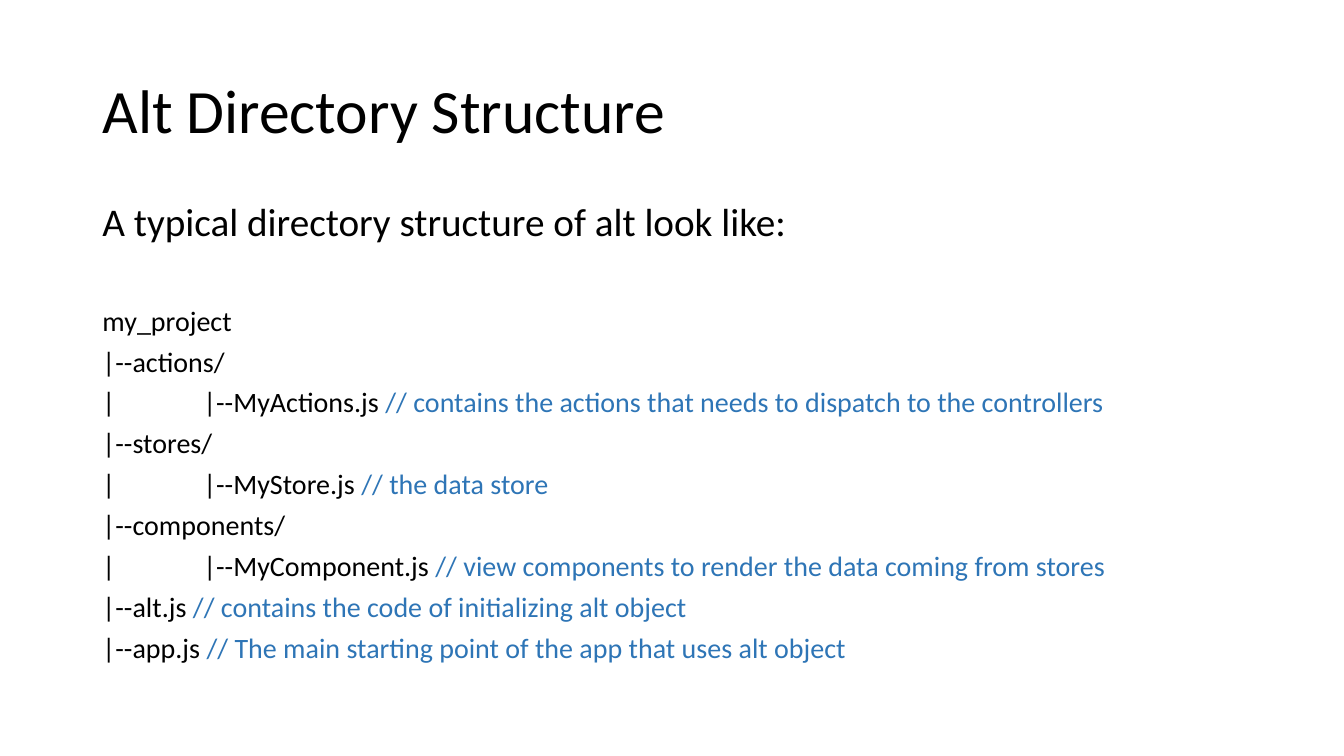
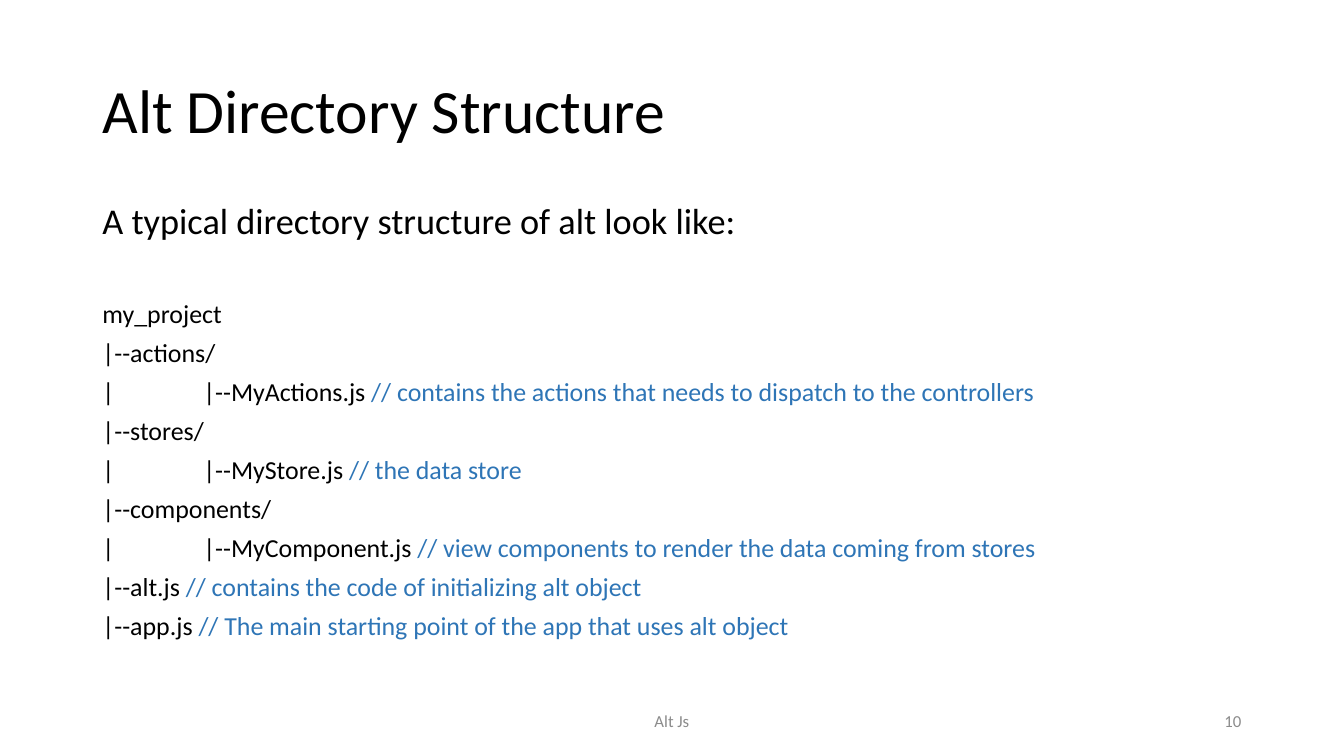
Before and after one commit to awahab29/samplealt, a slide deck: slide 10 of React.pptx (slide 16 before the commit). Drawn at 1344x756 pixels with LibreOffice and Linux fonts; fonts in the diff are those of the drawing. Boxes give left, top, right and bottom in pixels: in the first picture for what was removed or moved away, otherwise in the second. Text is boxed around its words. In the diff, an @@ line names an element or a change of style, - is before the commit and + after.

```diff
--- a/React.pptx
+++ b/React.pptx
@@ text "A typical directory structure of ..." at (x1=102, y1=208, x2=1036, y2=640): size 28 to 25.9 pt in "A typical directory structure of alt look ..."; size 20 to 18.5 pt in "my_project", "|--actions/", "| |--MyActions.js // contains the actions that ...", "|--stores/" and 5 more places @@
@@ text added at (x1=654, y1=715, x2=689, y2=727), 12 pt, text #8C8C8C @@
+Alt Js
@@ page number added at (x1=1224, y1=716, x2=1241, y2=727), 12 pt, text #8C8C8C @@
+10
```
Also in this commit, not shown: 26 other slides changed, 2 slides added, 21 slides removed.
